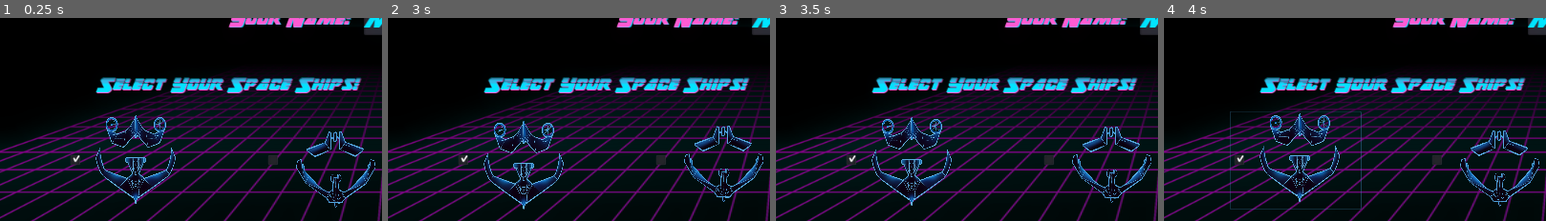
Above: before the commit, frames 1-4 (left to right).
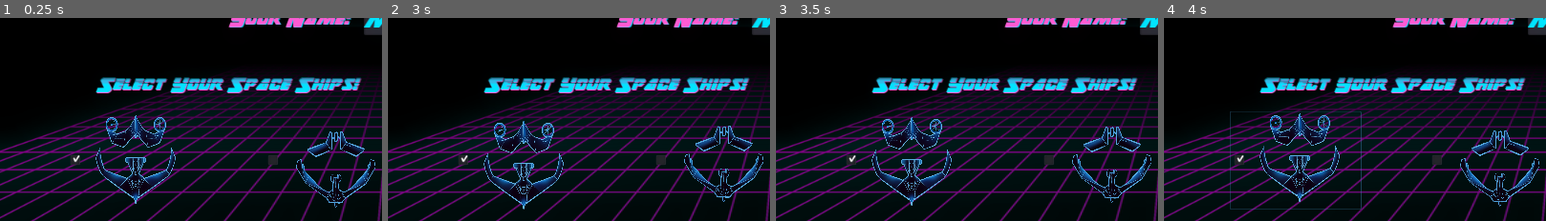
Above: after the commit, the same moments.

Repository: Joniras/MoustacheDesinfectant
Game: Godot game, scene res://Scenes/StartScreen/UI.tscn
Two runs of this game, one before a commit and one after it. Both use one fixed random seed, a clock stepped at 60 frames per second and the inputs below.
Inputs (mouse positions are % of the whole screen's width and height, from its top left):
- Up to frame 1 (0.25 s): no input
- Up to frame 2 (3 s): click (30, 38) at 0.5 s; click (30, 38) at 1.25 s; click (30, 38) at 2 s; click (30, 25) at 2.75 s
- Up to frame 3 (3.5 s): no input
- Up to frame 4 (4 s): click (17, 85) at 3.5 s
The pictures show only the part of the screen within x 0-50%, y 50-100%; the shares and areas given below are measured in that part.

The runs differ from the first frame. In frame 1, 0.3% of the frame differs, in the area x 80-96%, y 55-69%; in frame 2, 0.3%; in frame 3, 0.3%; in frame 4, 0.3%.

Commit message:
Updated ship position

Diff:
--- a/Scenes/StartScreen/UI.tscn
+++ b/Scenes/StartScreen/UI.tscn
@@ -393,7 +393,7 @@
 rotation = 1.5708
 
 [node name="space_ship_pack_2_1" type="Sprite" parent="space_ship_2"]
-position = Vector2( 492.27, -449.217 )
+position = Vector2( 492.27, -450.461 )
 scale = Vector2( 0.158663, 0.127489 )
 texture = ExtResource( 9 )
 
